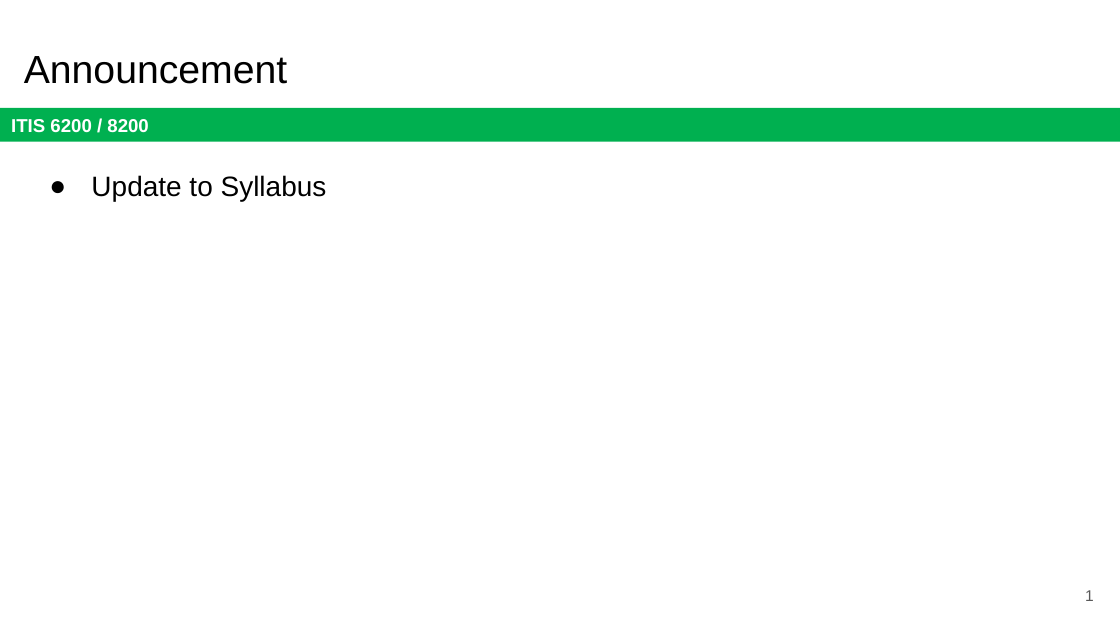
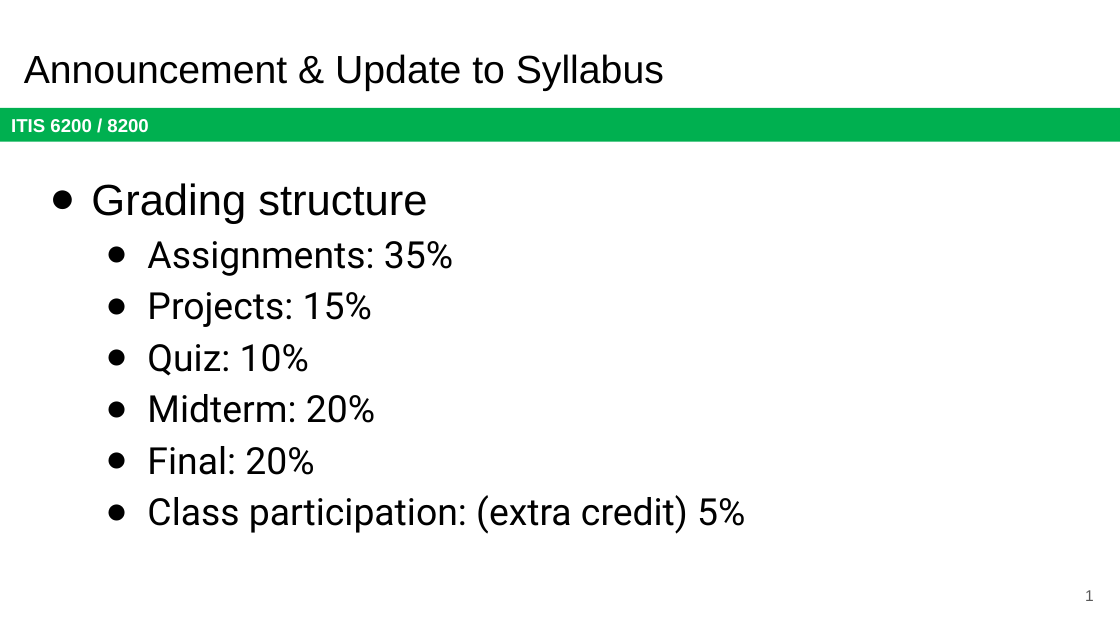
Before and after one commit to jx5c/github.io, a slide deck: slide 1 of teaching/ITIS6200/2023fa/lectures/Sep.5.syllabus.update.pptx. Drawn at 1120x630 pixels with LibreOffice and Linux fonts; fonts in the diff are those of the drawing. Boxes give left, top, right and bottom in pixels: in the first picture for what was removed or moved away, otherwise in the second. Text is boxed around its words. In the diff, an @@ line names an element or a change of style, - is before the commit and + after.

```diff
--- a/teaching/ITIS6200/2023fa/lectures/Sep.5.syllabus.update.pptx
+++ b/teaching/ITIS6200/2023fa/lectures/Sep.5.syllabus.update.pptx
@@ title at (24, 54, 664, 91): text changed @@
-Announcement
+Announcement & Update to Syllabus
@@ text at (91, 183, 745, 534): text changed; size 18 to 24 pt; font Arial to Roboto @@
-● Update to Syllabus
+● Grading structure
+  ● Assignments: 35%
+  ● Projects: 15%
+  ● Quiz: 10%
+  ● Midterm: 20%
+  ● Final: 20%
+  ● Class participation: (extra credit) 5%
```
Also in this commit, not shown: 5 slides added.
